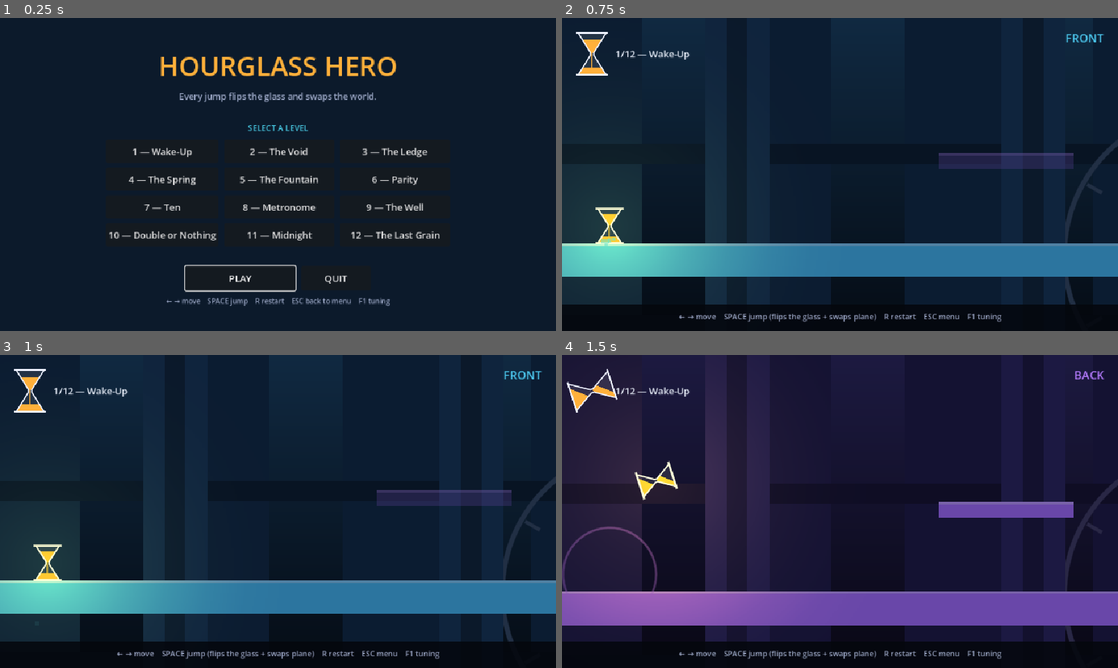
Above: before the commit, frames 1-4 (two rows, left to right).
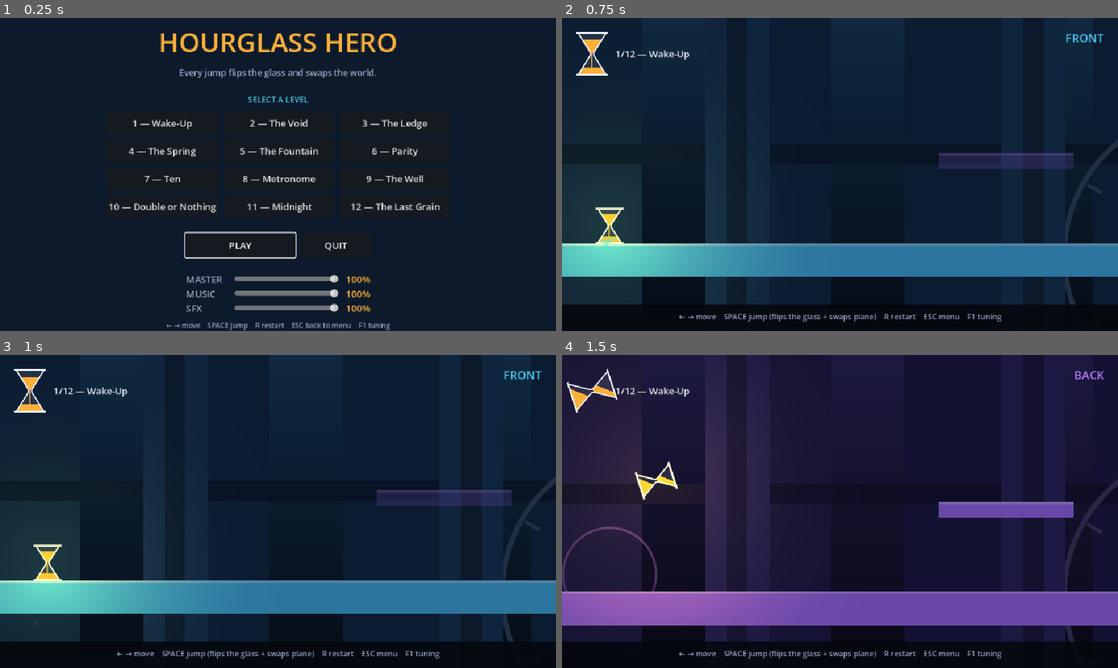
Above: after the commit, the same moments.

Repository: Athryell/GMTK-Game-Jam-2026
Game: Godot game, scene res://scenes/ui/main_menu.tscn
Two runs of this game, one before a commit and one after it. Both use one fixed random seed, a clock stepped at 60 frames per second and the inputs below.
Inputs:
- Up to frame 1 (0.25 s): no input
- Up to frame 2 (0.75 s): click "PLAY" at 0.5 s
- Up to frame 3 (1 s): no input
- Up to frame 4 (1.5 s): tap Enter at 1.25 s; hold Right (move_right) from 1.28 s (still down); hold Space (jump) from 1.28 s (still down)

The runs differ from the first frame. In frame 1, 9.0% of the frame differs, in the area x 19-80%, y 4-100%; in frame 2, nothing differs; in frame 3, nothing differs; in frame 4, nothing differs.

Commit message:
feat(hourglass-hero): audio service with UI-ready volume control
Sounds are found by name, never by reference: `Audio.sfx("jump")` plays
`res://audio/sfx/jump.ogg`. Dropping a file into the folder is the whole
registration step -- the same bargain `scenes/levels/` already gets. A name
with no file behind it warns once and plays nothing, so every call site can
be wired now and the audio can arrive later, in any order, without the game
ever refusing to run.

Volume lives on three AudioServer buses (Master, Music, SFX) rather than in
the service, which is what makes it one line for a slider to move and one
line for anything else to read. `Audio` owns only the 0..1-to-decibels
mapping and the `user://settings.cfg` that survives a restart.

`scenes/ui/audio_settings.tscn` builds one slider per bus from `Audio.BUSES`
and is self-contained, so it drops into the menu, a pause screen and the
tuning panel without those three agreeing about anything. It is now in the
main menu, whose spacers gave up the room it needed.

Call sites wired: jump, land (loud in proportion to the drop), spring,
flip-pad, death, level clear, and one music track each for the menu and the
run.

Co-Authored-By: Claude <noreply@anthropic.com>

Diff:
--- /dev/null
+++ b/hourglass_hero_godot/default_bus_layout.tres
@@ -0,0 +1,21 @@
+[gd_resource type="AudioBusLayout" format=3]
+
+[resource]
+bus/0/name = &"Master"
+bus/0/solo = false
+bus/0/mute = false
+bus/0/bypass_fx = false
+bus/0/volume_db = 0.0
+bus/0/send = &""
+bus/1/name = &"Music"
+bus/1/solo = false
+bus/1/mute = false
+bus/1/bypass_fx = false
+bus/1/volume_db = 0.0
+bus/1/send = &"Master"
+bus/2/name = &"SFX"
+bus/2/solo = false
+bus/2/mute = false
+bus/2/bypass_fx = false
+bus/2/volume_db = 0.0
+bus/2/send = &"Master"
--- a/hourglass_hero_godot/project.godot
+++ b/hourglass_hero_godot/project.godot
@@ -22,6 +22,11 @@
 Game="*res://scripts/autoload/game.gd"
 Glass="*res://scripts/autoload/glass.gd"
 Screen="*res://scripts/autoload/screen.gd"
+Audio="*res://scripts/autoload/audio.gd"
+
+[audio]
+
+buses/default_bus_layout="res://default_bus_layout.tres"
 
 [display]
 
--- /dev/null
+++ b/hourglass_hero_godot/scenes/ui/audio_settings.tscn
@@ -0,0 +1,10 @@
+[gd_scene load_steps=2 format=3]
+
+[ext_resource type="Script" path="res://scripts/ui/audio_settings.gd" id="1_audio"]
+
+[node name="AudioSettings" type="VBoxContainer"]
+offset_right = 310.0
+offset_bottom = 80.0
+size_flags_horizontal = 4
+theme_override_constants/separation = 2
+script = ExtResource("1_audio")
--- a/hourglass_hero_godot/scenes/ui/main_menu.tscn
+++ b/hourglass_hero_godot/scenes/ui/main_menu.tscn
@@ -1,6 +1,7 @@
-[gd_scene load_steps=2 format=3]
+[gd_scene load_steps=3 format=3]
 
 [ext_resource type="Script" path="res://scripts/ui/main_menu.gd" id="1_menu"]
+[ext_resource type="PackedScene" path="res://scenes/ui/audio_settings.tscn" id="2_audio"]
 
 [node name="MainMenu" type="Control"]
 layout_mode = 3
@@ -43,7 +44,7 @@
 horizontal_alignment = 1
 
 [node name="Spacer" type="Control" parent="Layout"]
-custom_minimum_size = Vector2(0, 14)
+custom_minimum_size = Vector2(0, 6)
 layout_mode = 2
 
 [node name="SelectLabel" type="Label" parent="Layout"]
@@ -61,7 +62,7 @@
 columns = 3
 
 [node name="Spacer2" type="Control" parent="Layout"]
-custom_minimum_size = Vector2(0, 14)
+custom_minimum_size = Vector2(0, 6)
 layout_mode = 2
 
 [node name="Actions" type="HBoxContainer" parent="Layout"]
@@ -79,6 +80,13 @@
 layout_mode = 2
 text = "QUIT"
 
+[node name="Spacer3" type="Control" parent="Layout"]
+custom_minimum_size = Vector2(0, 6)
+layout_mode = 2
+
+[node name="Sound" parent="Layout" instance=ExtResource("2_audio")]
+layout_mode = 2
+
 [node name="Hint" type="Label" parent="Layout"]
 layout_mode = 2
 theme_override_colors/font_color = Color(0.604, 0.651, 0.769, 1)
--- /dev/null
+++ b/hourglass_hero_godot/scripts/autoload/audio.gd
@@ -0,0 +1,229 @@
+## Autoload `Audio` — everything the game plays, and how loud.
+##
+## Sounds are found by NAME, never by reference: `Audio.sfx("jump")` plays
+## `res://audio/sfx/jump.ogg`. Dropping a file into the folder is the whole
+## registration step — the same bargain `scenes/levels/` already gets, for the
+## same reason. A list someone has to remember to update is a list that goes
+## stale, and the failure is silent.
+##
+## A name with no file behind it is not an error: it warns ONCE and plays
+## nothing. That is what lets the call sites be wired now and the audio arrive
+## later, in any order, without the game ever refusing to run.
+##
+## Volume is not kept here. It lives on the AudioServer's buses (Master, Music,
+## SFX), which is what makes it one line for a slider to move and one line for
+## anything else to read. This owns the mapping from a 0..1 slider to decibels,
+## and the settings file that survives a restart.
+extends Node
+
+const SFX_DIR := "res://audio/sfx"
+const MUSIC_DIR := "res://audio/music"
+
+## Looked for in this order, so a hand-authored .wav can shadow an exported .ogg
+## of the same name without anything to configure.
+const EXTENSIONS := ["ogg", "wav", "mp3"]
+
+## The buses, in the order a settings UI should show them. Master first because
+## it is the one that means "all of it".
+const BUSES := ["Master", "Music", "SFX"]
+
+## Simultaneous one-shots. Past this the oldest voice is reused — a hard cap is
+## what stops a spike of deaths from turning into a wall of noise, and stealing
+## the OLDEST is the only choice a player never notices.
+const SFX_VOICES := 12
+
+## Below this a slider reads as off, and the bus is muted outright rather than
+## left at a very small gain — `linear_to_db(0)` is -inf, which is not a number
+## an AudioServer accepts.
+const SILENCE := 0.001
+
+const SETTINGS_PATH := "user://settings.cfg"
+const SETTINGS_SECTION := "audio"
+
+## A bus's volume moved. The settings UI listens so two sliders onto the same
+## bus can never disagree.
+signal volume_changed(bus: String, linear: float)
+
+var _sfx_players: Array[AudioStreamPlayer] = []
+var _next_voice := 0
+
+var _music_player: AudioStreamPlayer
+## What `play_music` was last asked for. Guards the common case of asking for
+## the track that is already playing — restarting it would be audible.
+var _music_track := ""
+var _music_fade: Tween
+
+## Full path → AudioStream, and null for "looked, not there". Caching the misses
+## is the point: it costs one warning instead of one per frame.
+var _cache: Dictionary = {}
+
+
+func _ready() -> void:
+	# Autoloads are paused last and we want menus to keep their sound, but more
+	# importantly a death jingle must not be cut off by the freeze that follows it.
+	process_mode = Node.PROCESS_MODE_ALWAYS
+
+	_music_player = AudioStreamPlayer.new()
+	_music_player.bus = "Music"
+	_music_player.name = "Music"
+	add_child(_music_player)
+
+	for i in SFX_VOICES:
+		var player := AudioStreamPlayer.new()
+		player.bus = "SFX"
+		player.name = "Sfx%d" % i
+		add_child(player)
+		_sfx_players.append(player)
+
+	_load_settings()
+
+
+# ----- Playing ---------------------------------------------------------------
+
+## A one-shot. `pitch_jitter` spreads the pitch randomly by ±that fraction:
+## footsteps and landings played at exactly one pitch turn into a machine gun
+## after the third repeat, and a few percent of scatter is all it takes to stop.
+func sfx(sound_name: String, volume_db := 0.0, pitch_jitter := 0.0) -> void:
+	var stream := _stream(SFX_DIR, sound_name)
+	if stream == null:
+		return
+	var player := _sfx_players[_next_voice]
+	_next_voice = (_next_voice + 1) % _sfx_players.size()
+	player.stream = stream
+	player.volume_db = volume_db
+	player.pitch_scale = 1.0 + randf_range(-pitch_jitter, pitch_jitter)
+	player.play()
+
+
+## Starts a looping track, crossfading from whatever was playing. Asking for the
+## track already playing does nothing, so a level reload does not restart the
+## music under the player.
+func play_music(track: String, fade := 0.8) -> void:
+	if track == _music_track and _music_player.playing:
+		return
+	var stream := _stream(MUSIC_DIR, track)
+	if stream == null:
+		# Remember the ask anyway: without this, every reload of a level whose
+		# track is missing warns again through a cold `_music_track`.
+		_music_track = track
+		return
+	_music_track = track
+	_swap_music(stream, fade)
+
+
+func stop_music(fade := 0.8) -> void:
+	_music_track = ""
+	_swap_music(null, fade)
+
+
+## Fades the current track out, puts `stream` in its place, fades back up. One
+## player rather than two: a true crossfade needs both tracks audible at once,
+## which for a game with one track playing at a time is machinery nobody hears.
+func _swap_music(stream: AudioStream, fade: float) -> void:
+	if _music_fade != null and _music_fade.is_valid():
+		_music_fade.kill()
+
+	var start := func() -> void:
+		if stream == null:
+			_music_player.stop()
+			return
+		_music_player.stream = stream
+		_music_player.play()
+
+	if fade <= 0.0 or not _music_player.playing:
+		_music_player.volume_db = 0.0
+		start.call()
+		return
+
+	_music_fade = create_tween()
+	_music_fade.tween_property(_music_player, "volume_db", linear_to_db(SILENCE), fade * 0.5)
+	_music_fade.tween_callback(start)
+	_music_fade.tween_property(_music_player, "volume_db", 0.0, fade * 0.5)
+
+
+## The stream behind a name, or null. Both the hit and the miss are cached.
+func _stream(dir: String, sound_name: String) -> AudioStream:
+	var key := "%s/%s" % [dir, sound_name]
+	if _cache.has(key):
+		return _cache[key]
+
+	var found: AudioStream = null
+	for ext in EXTENSIONS:
+		var path := "%s.%s" % [key, ext]
+		if ResourceLoader.exists(path):
+			found = load(path) as AudioStream
+			break
+	if found == null:
+		push_warning("Audio: nothing named '%s' in %s (tried .%s)"
+			% [sound_name, dir, ", .".join(EXTENSIONS)])
+	elif found is AudioStreamOggVorbis or found is AudioStreamMP3:
+		# Music has to loop and the importer does not turn that on by itself.
+		# Doing it here rather than asking every track for the right .import
+		# setting is one less thing to get wrong per file.
+		found.loop = dir == MUSIC_DIR
+
+	_cache[key] = found
+	return found
+
+
+# ----- Volume ----------------------------------------------------------------
+
+## `linear` is 0..1, the number a slider holds. Decibels are what the mixer
+## wants, and the conversion living here is what keeps every UI that touches
+## volume from having to know about them.
+func set_volume(bus: String, linear: float) -> void:
+	var index := AudioServer.get_bus_index(bus)
+	if index < 0:
+		push_warning("Audio: no bus named '%s'" % bus)
+		return
+	linear = clampf(linear, 0.0, 1.0)
+	var silent := linear < SILENCE
+	AudioServer.set_bus_mute(index, silent)
+	if not silent:
+		AudioServer.set_bus_volume_db(index, linear_to_db(linear))
+	volume_changed.emit(bus, linear)
+	_save_settings()
+
+
+func get_volume(bus: String) -> float:
+	var index := AudioServer.get_bus_index(bus)
+	if index < 0:
+		return 0.0
+	if AudioServer.is_bus_mute(index):
+		return 0.0
+	return clampf(db_to_linear(AudioServer.get_bus_volume_db(index)), 0.0, 1.0)
+
+
+# ----- Settings --------------------------------------------------------------
+# Under user://, not res://: an exported build cannot write to its own data, and
+# a player's volume is theirs rather than the project's.
+
+func _load_settings() -> void:
+	var file := ConfigFile.new()
+	if file.load(SETTINGS_PATH) != OK:
+		return
+	for bus in BUSES:
+		if file.has_section_key(SETTINGS_SECTION, bus):
+			# Straight to the bus: routing through `set_volume` would emit and
+			# re-save once per bus while loading.
+			_apply(bus, float(file.get_value(SETTINGS_SECTION, bus)))
+
+
+func _apply(bus: String, linear: float) -> void:
+	var index := AudioServer.get_bus_index(bus)
+	if index < 0:
+		return
+	linear = clampf(linear, 0.0, 1.0)
+	var silent := linear < SILENCE
+	AudioServer.set_bus_mute(index, silent)
+	if not silent:
+		AudioServer.set_bus_volume_db(index, linear_to_db(linear))
+
+
+func _save_settings() -> void:
+	var file := ConfigFile.new()
+	# Load first so this never clobbers settings another part of the game owns.
+	file.load(SETTINGS_PATH)
+	for bus in BUSES:
+		file.set_value(SETTINGS_SECTION, bus, get_volume(bus))
+	file.save(SETTINGS_PATH)
--- a/hourglass_hero_godot/scripts/entities/platform.gd
+++ b/hourglass_hero_godot/scripts/entities/platform.gd
@@ -98,6 +98,7 @@
 	# loop, you have to leave and come back.
 	if body is Player:
 		Game.pad_flip()
+		Audio.sfx("flip_pad")
 
 
 # ----- Setters (live update in the editor) -----------------------------------
--- a/hourglass_hero_godot/scripts/entities/player.gd
+++ b/hourglass_hero_godot/scripts/entities/player.gd
@@ -155,6 +155,7 @@
 	_jumping = true
 	velocity.y = -Tuning.cfg.jump_velocity
 	Game.jump_flip(velocity.x)
+	Audio.sfx("jump", 0.0, 0.04)
 
 
 # ----- Presentation ----------------------------------------------------------
@@ -168,6 +169,9 @@
 		return
 	Burst.dust(get_parent(), global_position + Vector2(0.0, 19.0),
 		Palette.solid(Planes.Kind.BOTH, Game.plane), force)
+	# Loud in proportion to the drop, off the same `force` as the dust, so the
+	# two cues can never disagree about how hard that landing was.
+	Audio.sfx("land", linear_to_db(lerpf(0.4, 1.0, force)), 0.06)
 
 
 ## The plane swap, in the colour of the plane you have just arrived in — the
@@ -180,6 +184,7 @@
 func _on_status_changed(status: Game.Status) -> void:
 	if status == Game.Status.DEAD:
 		Burst.shards(get_parent(), global_position, Palette.GLASS)
+		Audio.sfx("death")
 
 
 ## Launched by a spring: height, but no flip and no plane change. The height is
@@ -188,5 +193,6 @@
 	velocity.y = -power
 	_jumping = false
 	_coyote = 0.0
+	Audio.sfx("spring")
 	# A spring hands back your air jump: it is a launch, not a jump you spent.
 	_air_jumps = 1 if Game.double_jump else 0
--- a/hourglass_hero_godot/scripts/main.gd
+++ b/hourglass_hero_godot/scripts/main.gd
@@ -85,6 +85,9 @@
 	_camera.snap()
 	_backdrop.sync(_camera.global_position)
 
+	# One track for the whole run: `play_music` ignores the track already playing,
+	# so moving to the next level does not restart the music under the player.
+	Audio.play_music("level")
 	Game.announce_level(_level.level_name)
 
 
@@ -130,5 +133,6 @@
 			_advance_timer = 0.0
 		Game.Status.LEVEL_CLEAR:
 			_advance_timer = Tuning.cfg.level_clear_delay
+			Audio.sfx("win")
 		Game.Status.DEAD:
 			_advance_timer = Tuning.cfg.death_delay
--- /dev/null
+++ b/hourglass_hero_godot/scripts/ui/audio_settings.gd
@@ -0,0 +1,65 @@
+## Volume sliders — one per audio bus, generated from `Audio.BUSES`.
+##
+## Self-contained on purpose: drop this scene into the menu, a pause screen and
+## the tuning panel and all three work, without those three having to agree
+## about anything. It talks to `Audio` and to nothing else.
+##
+## It also listens to `Audio.volume_changed`, so two copies on screen at once
+## cannot drift apart — moving a slider in one moves it in the other.
+class_name AudioSettings
+extends VBoxContainer
+
+## Bus name → its slider, so a change from elsewhere can resync the widget.
+var _sliders: Dictionary = {}
+
+
+func _ready() -> void:
+	for bus in Audio.BUSES:
+		add_child(_make_row(bus))
+	Audio.volume_changed.connect(_on_volume_changed)
+
+
+func _make_row(bus: String) -> Control:
+	var row := HBoxContainer.new()
+	row.add_theme_constant_override("separation", 10)
+
+	var label := Label.new()
+	label.text = bus.to_upper()
+	label.modulate = Palette.TEXT_DIM
+	label.custom_minimum_size.x = 74.0
+	row.add_child(label)
+
+	var slider := HSlider.new()
+	slider.min_value = 0.0
+	slider.max_value = 1.0
+	slider.step = 0.01
+	slider.value = Audio.get_volume(bus)
+	slider.custom_minimum_size = Vector2(180.0, 16.0)
+	slider.size_flags_vertical = Control.SIZE_SHRINK_CENTER
+	row.add_child(slider)
+
+	var value := Label.new()
+	value.modulate = Palette.SAND_FULL
+	value.custom_minimum_size.x = 44.0
+	value.horizontal_alignment = HORIZONTAL_ALIGNMENT_RIGHT
+	row.add_child(value)
+
+	var render := func(v: float) -> void:
+		value.text = "%d%%" % int(round(v * 100.0))
+	render.call(slider.value)
+
+	slider.value_changed.connect(func(v: float) -> void:
+		Audio.set_volume(bus, v)
+		render.call(v))
+
+	_sliders[bus] = {"slider": slider, "render": render}
+	return row
+
+
+func _on_volume_changed(bus: String, linear: float) -> void:
+	if not _sliders.has(bus):
+		return
+	# `set_value_no_signal`: `Audio` is already holding this value, and routing
+	# back through `set_volume` would bounce between two copies of this panel.
+	_sliders[bus].slider.set_value_no_signal(linear)
+	_sliders[bus].render.call(linear)
--- a/hourglass_hero_godot/scripts/ui/main_menu.gd
+++ b/hourglass_hero_godot/scripts/ui/main_menu.gd
@@ -18,6 +18,7 @@
 	_quit.pressed.connect(get_tree().quit)
 	_build_level_buttons()
 	_play.grab_focus()
+	Audio.play_music("menu")
 
 
 func _build_level_buttons() -> void:
Not shown, added: hourglass_hero_godot/scripts/autoload/audio.gd.uid
Not shown, added: hourglass_hero_godot/scripts/ui/audio_settings.gd.uid
Not shown, added: hourglass_hero_godot/audio/README.md
Not shown, added: hourglass_hero_godot/audio/music/README.md
Not shown, added: hourglass_hero_godot/audio/sfx/README.md
